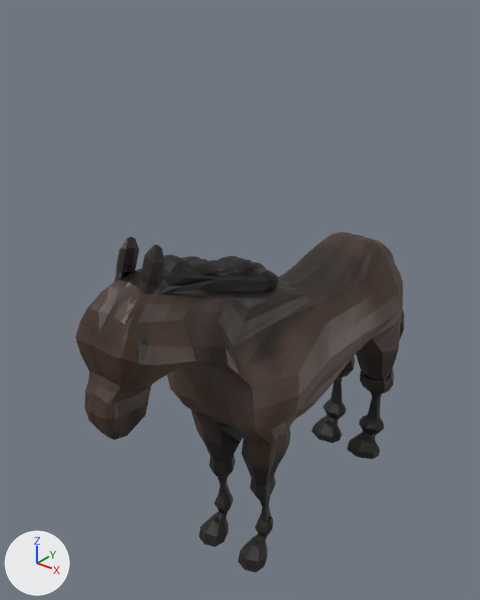
An edit to the Blender file Map/Assets/Models/Yamato/Yamato_cavalry/Yamato_cavalry.blend, drawn before and after from the same camera.
Camera for both pictures: a 50 mm camera at (16.2, -24.2, 26.6) aimed at (-1.8, -1.7, 12.7). The axes (+X, +Y, +Z) are drawn at lower left. The lights are the same throughout.

The first picture shows 'Horse'.
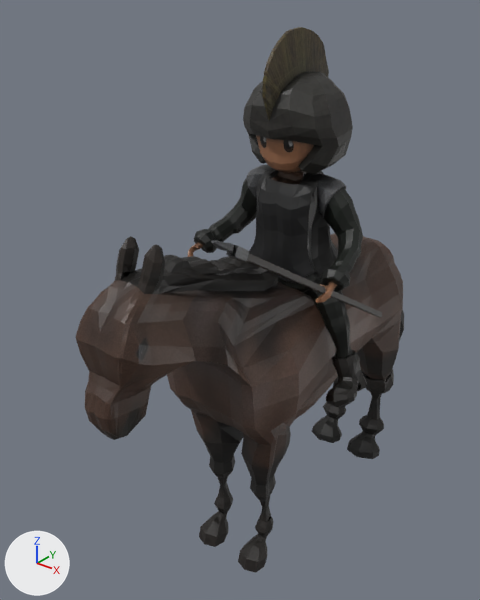
Edits to the scene script, one JSON object a line:
```json
{"op": "remove", "block": "ob_spear", "code": "ob_spear.hide_viewport = True"}
{"op": "remove", "block": "ob_yamato", "code": "ob_yamato.hide_viewport = True"}
```

Location of each change, [x1, y1, x2, y2] in pixels of the pictures (480 x 600 px):
```json
{"object": "Yamato", "change": "shown", "after": [187, 27, 367, 407], "on screen": "black"}
{"object": "Spear", "change": "shown", "after": [211, 240, 383, 317]}
```
